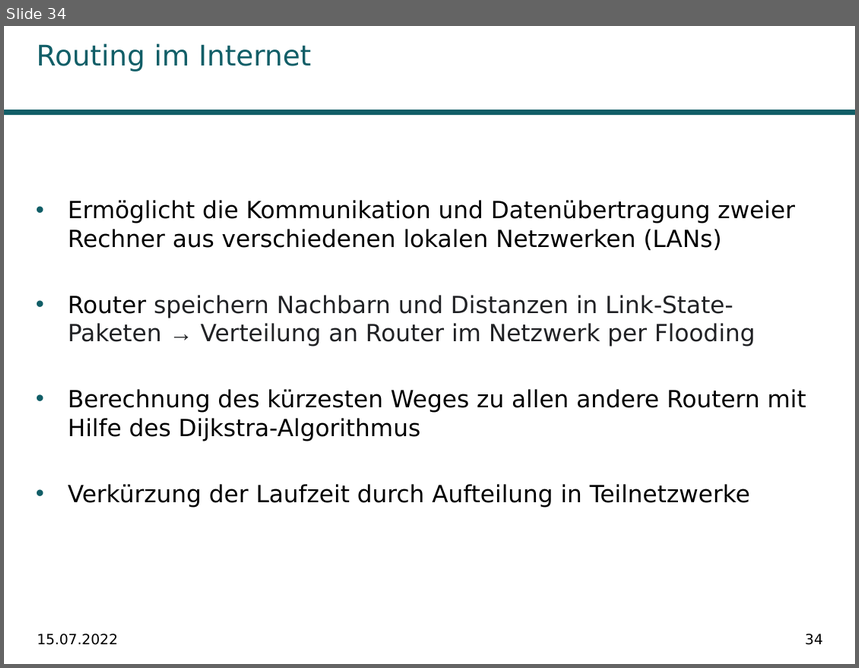
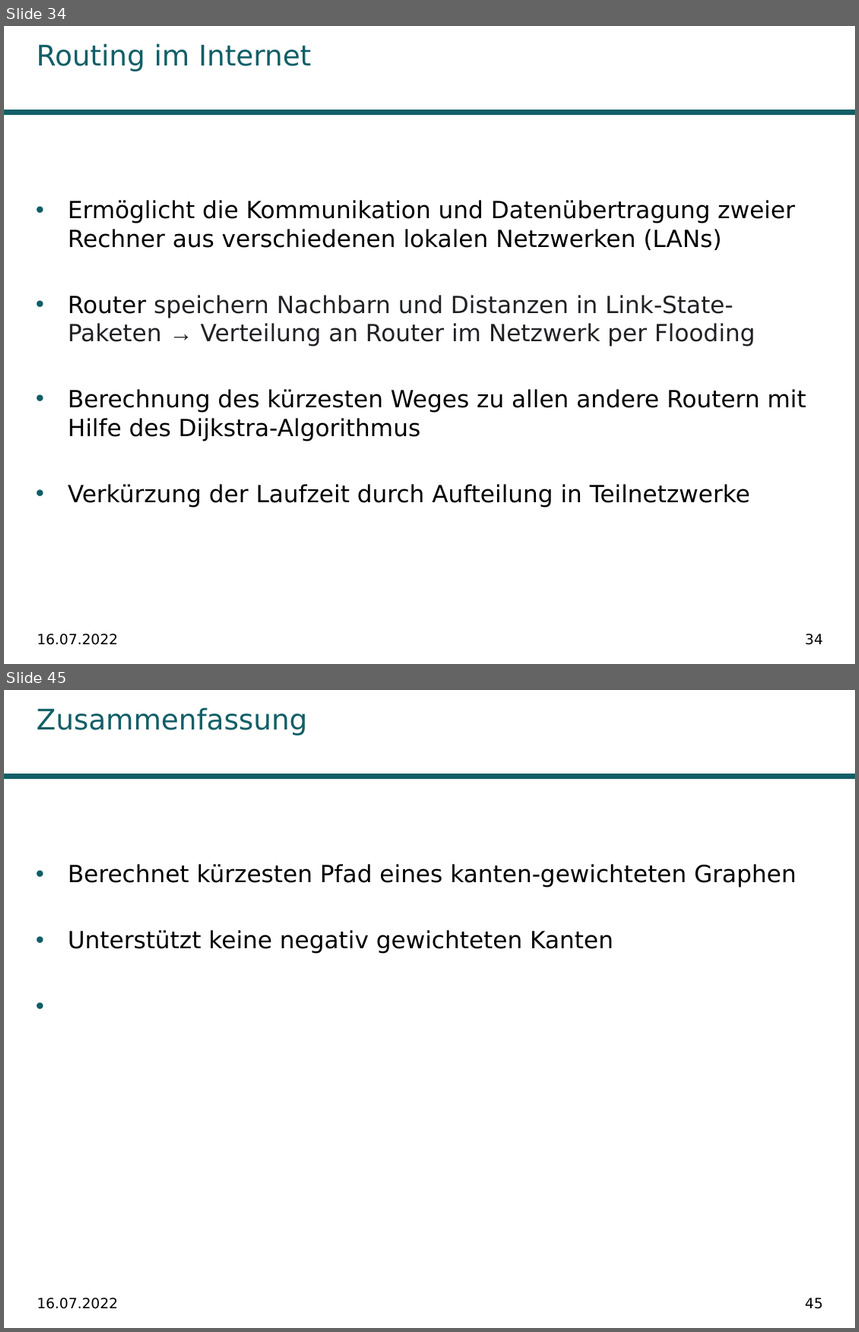
Before and after one commit to Kage0x3B/wissenschaftliches-arbeiten-praesentation, a slide deck: Präsentation Pfadplanungsalgorithmen.pptx. Shown one above the other, each under a label of ours: slide 34 before the commit, slides 34 and 45 after it; the slides between them are not shown. The pictures are 859x668 and 859x1332 pixels, drawn with LibreOffice and Linux fonts; fonts in the diff are those of the drawing; background and template pictures are left out. Boxes give left, top, right and bottom in pixels: in the first picture for what was removed or moved away, otherwise in the second. Text is boxed around its words. In the diff, an @@ line names an element or a change of style, - is before the commit and + after.

```diff
--- a/Präsentation Pfadplanungsalgorithmen.pptx
+++ b/Präsentation Pfadplanungsalgorithmen.pptx
@@ slide 45 added at [4,690,855,1328], background #FFFFFF; not listed: 1 template element that a slide beside it also shows @@
@@ title added at [37,707,308,735], 24 pt, text #115E67 @@
+Zusammenfassung
@@ text added at [68,864,796,954], 20 pt, text #000000 @@
+• Berechnet kürzesten Pfad eines kanten-gewichteten Graphen
+• Unterstützt keine negativ gewichteten Kanten
@@ text added at [37,1298,118,1309], 12 pt, text #000000 @@
+16.07.2022
@@ page number added at [805,1298,823,1309], 12 pt, text #000000 @@
+45
@@ slide 34 changed as well @@
@@ text at [37,634,118,645]: text changed @@
-15.07.2022
+16.07.2022
```
Also in this commit, not shown: 26 other slides changed, 12 other slides added, 3 other files.
